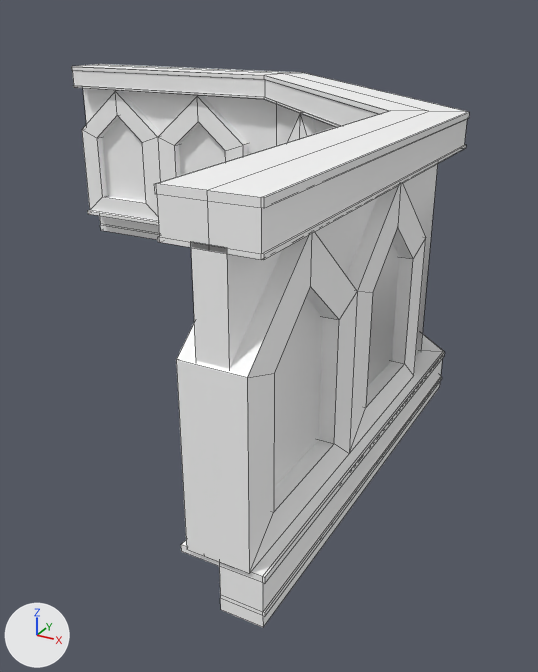
Two versions of the FBX model RavenHill/Assets/3dModel/TileSetA/Mesh_Railing_b01.fbx, one commit apart.
Both versions are drawn from a 50 mm camera at (0.201, -0.206, 0.109) aimed at (0.072, 0.028, -0.008). Arrows for +X, +Y and +Z are at lower left; the lights stay in place. Mesh edges are drawn as thin lines. Where no turn or scale is listed for an object, it has been applied to the vertices. Vertices at the same position are counted once.

In view in the first picture: 'Mesh_Railing_Corner_a01'.
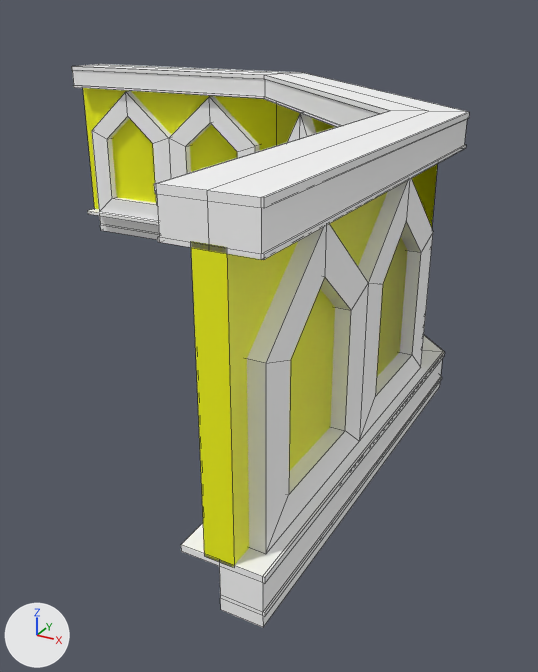
The change, as a list of edits to the scene's bpy script:
```text
Add mat_wallpaper:
    mat_wallpaper = principled_material('WallPaper')
    mat_wallpaper.base_color = (0.957, 1.0, 0.0)  # yellow #faff00
Change me_mesh:
    used by ob_mesh_railing_corner_a01; location = (0.0, 0.0, 0.0)
    remove me_mesh.from_pydata(...)  # 282 vertices, 267 faces; spans x -0.1..0.141, y -0.1..0.141, z -0.013..0.081
    add me_mesh.from_pydata(...)  # 264 vertices, 266 faces; spans x -0.1..0.141, y -0.099..0.141, z -0.013..0.081
    me_mesh part 1: the loose piece of 36 vertices spanning x 0.122..0.138, y -0.1..0.006, z 0.001..0.069 is moved by (0.0, 0.007, 0.0)
    me_mesh part 2: the loose piece of 36 vertices spanning x -0.1..0.006, y 0.122..0.138, z 0.001..0.069 is moved by (0.007, 0.0, 0.0)
    me_mesh part 3
    18 vertices are removed from x 0.02..0.119, y 0.02..0.126, z 0.0..0.081
    24 faces are deleted
    3 new faces join them, mat_wallpaper (yellow #faff00)
    20 new faces join them, mat_marble01 (white #ffffff)
    me_mesh part 4: 9 faces spanning x -0.1..0.134, y -0.099..0.134, z 0.0..0.071 switch from mat_marble01 (white #ffffff) to mat_wallpaper (yellow #faff00)
```

What differs and where, as boxes (x1, y1, x2, y2) in the pictures (538 x 672 px; the box of a moved part takes in the faces that stretch with it):
part 1 of me_mesh, moved or reshaped
    before: (176, 183, 426, 574)
    after: (247, 179, 433, 554)
part 2 of me_mesh, moved or reshaped
    before: (82, 90, 247, 221)
    after: (92, 91, 260, 221)
part 3 of me_mesh, moved or reshaped
    before: (71, 65, 426, 201)
    after: (71, 65, 426, 209)
part 4 of me_mesh, recoloured (white to yellow)
    both: (191, 104, 438, 471)
